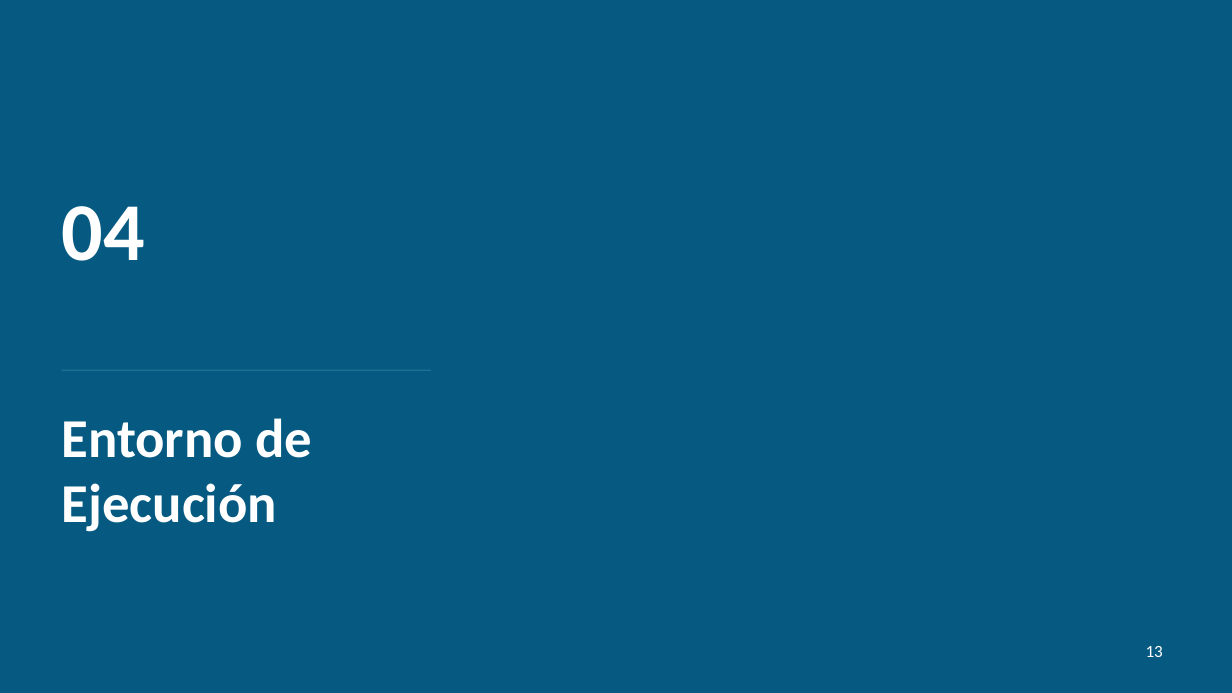
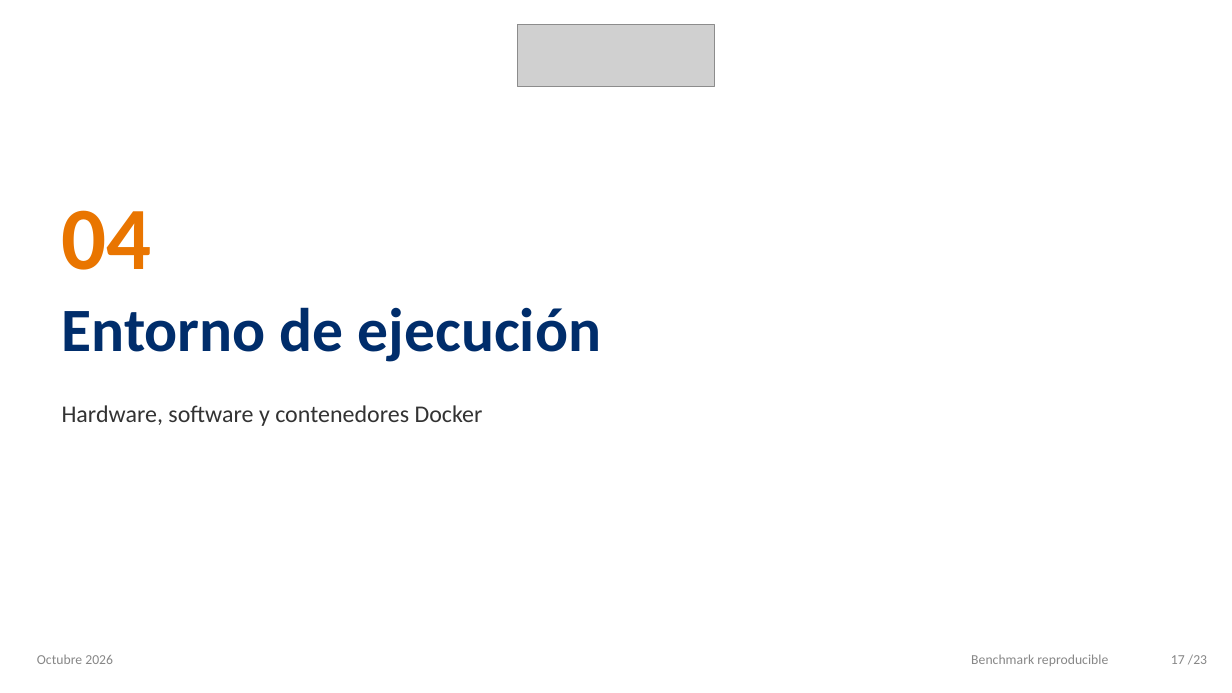
Before and after one commit to jffp-alt/matrix-benchmark, a slide deck: slide 17 of results/Semana2_Benchmark_Matrices.pptx (slide 13 before the commit). Drawn at 1232x693 pixels with LibreOffice and Linux fonts; fonts in the diff are those of the drawing; grey boxes stand for pictures. Boxes give left, top, right and bottom in pixels: in the first picture for what was removed or moved away, otherwise in the second. Text is boxed around its words. In the diff, an @@ line names an element or a change of style, - is before the commit and + after.

```diff
--- a/results/Semana2_Benchmark_Matrices.pptx
+++ b/results/Semana2_Benchmark_Matrices.pptx
@@ background #065A82 to #FFFFFF @@
@@ picture added at (517,25,715,86) @@
@@ text "04" at (62,210,152,270): size 48 to 52 pt, text colour #FFFFFF to #E97500 @@
@@ text at (62,307,601,362): text changed; size 32 to 36 pt; text colour #FFFFFF to #002D6B @@
-Entorno de
-Ejecución
+Entorno de ejecución
@@ rectangle removed at (62,370,431,371) @@
@@ text added at (62,405,483,426), 14 pt, text #333333 @@
+Hardware, software y contenedores Docker
@@ text added at (37,655,113,664), 8 pt, text #878787 @@
+Octubre 2026
@@ text added at (971,654,1108,666), 8 pt, text #878787 @@
+Benchmark reproducible
@@ page number removed at (1146,646,1163,657) @@
-13
@@ text added at (1171,654,1207,665), 8 pt, text #878787 @@
+17 /23
```
Also in this commit, not shown: 6 other slides changed, 16 slides added, 16 slides removed, 1 other file.
